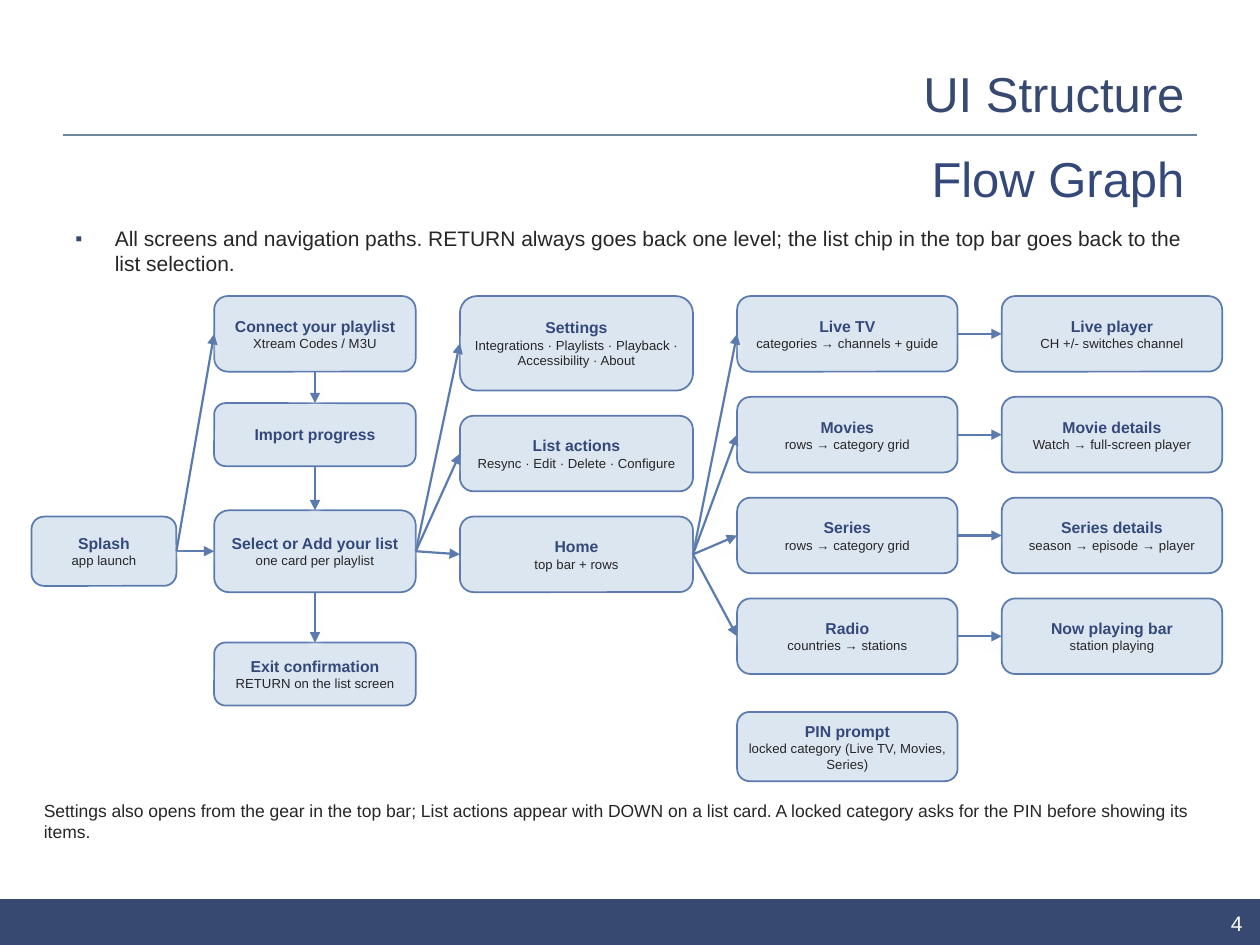
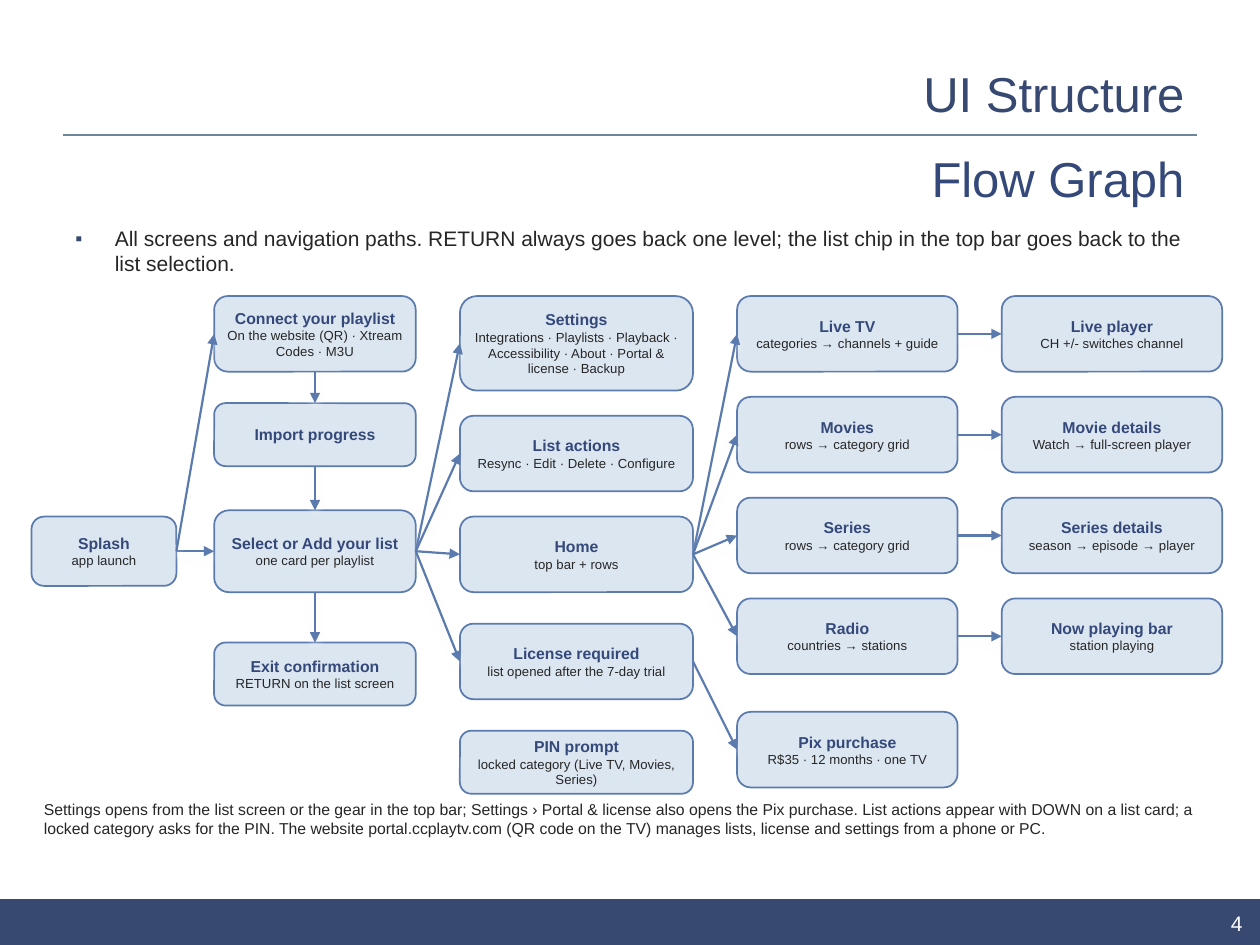
Before and after one commit to johnosd/ccplaytv, a slide deck: slide 4 of release/samsung/kit/ui-description/CCPlayTV_UI_Description_0.2.1.pptx. Drawn at 1260x945 pixels with LibreOffice and Linux fonts; fonts in the diff are those of the drawing; background and template pictures are left out. Boxes give left, top, right and bottom in pixels: in the first picture for what was removed or moved away, otherwise in the second. Text is boxed around its words. In the diff, an @@ line names an element or a change of style, - is before the commit and + after.

```diff
--- a/release/samsung/kit/ui-description/CCPlayTV_UI_Description_0.2.1.pptx
+++ b/release/samsung/kit/ui-description/CCPlayTV_UI_Description_0.2.1.pptx
@@ text in rounded rectangle at (x1=227, y1=330, x2=403, y2=356): text changed @@
-Xtream Codes / M3U
+On the website (QR) · Xtream Codes · M3U
@@ text in rounded rectangle at (x1=475, y1=332, x2=670, y2=376): text changed @@
-Integrations · Playlists · Playback · Accessibility · About
+Integrations · Playlists · Playback · Accessibility · About · Portal & license · Backup
@@ arrow added from (416, 552) to (460, 662), #5B7BAE 1.25 pt @@
@@ rounded rectangle added at (x1=460, y1=624, x2=693, y2=699), fill #DCE6F1, outline #5B7BAE 1 pt, 7.5 pt, text #262626 @@
+License required
+list opened after the 7-day trial
@@ arrow added from (693, 662) to (737, 750), #5B7BAE 1.25 pt @@
@@ rounded rectangle added at (x1=737, y1=712, x2=958, y2=788), fill #DCE6F1, outline #5B7BAE 1 pt, 7.5 pt, text #262626 @@
+Pix purchase
+R$35 · 12 months · one TV
@@ rounded rectangle "PIN prompt" resized from (x1=737, y1=712, x2=958, y2=781) to (x1=460, y1=731, x2=693, y2=794) @@
@@ text at (x1=44, y1=803, x2=1193, y2=838): text changed; size 10 to 9 pt @@
-Settings also opens from the gear in the top bar; List actions appear with DOWN on a list card. A locked category asks for the PIN before showing its items.
+Settings opens from the list screen or the gear in the top bar; Settings › Portal & license also opens the Pix purchase. List actions appear with DOWN on a list card; a locked category asks for the PIN. The website portal.ccplaytv.com (QR code on the TV) manages lists, license and settings from a phone or PC.
```
Also in this commit, not shown: 7 other slides changed, 6 slides added, 30 other files.
